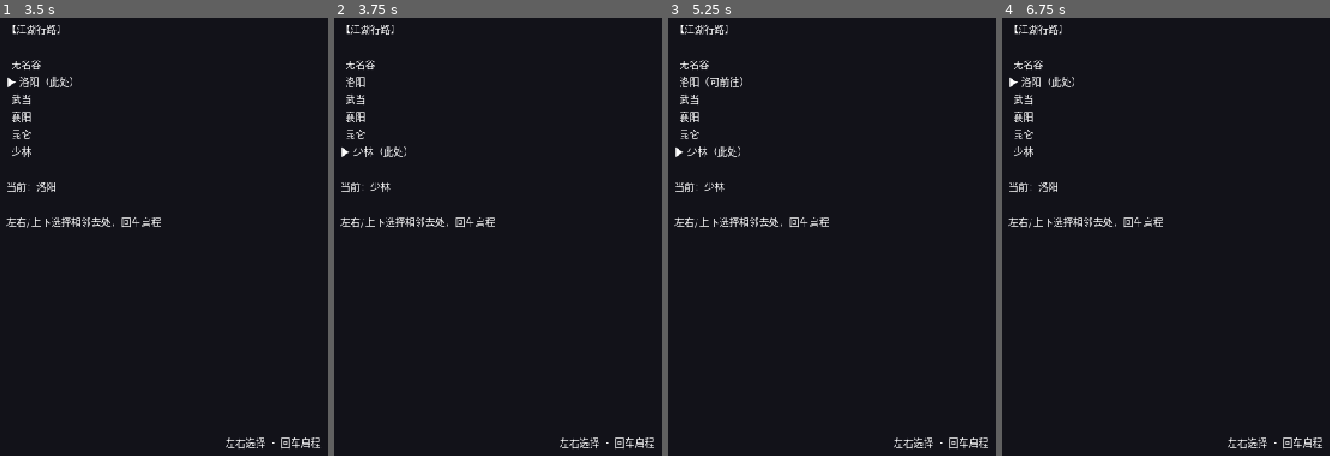
Above: before the commit, frames 1-4 (left to right).
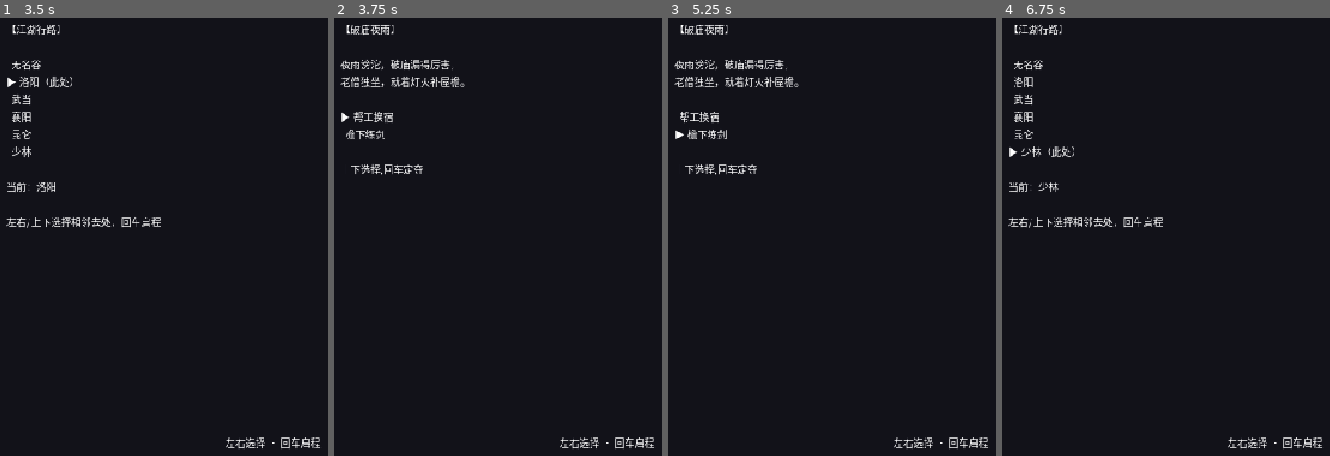
Above: after the commit, the same moments.

Repository: linxuhao/jinyong-heroes
Game: Godot game, scene res://scenes/segments/map.tscn
The game is run twice, just before and just after one commit, with the same random seed, the same clock (stepped at 60 frames per second) and the same inputs. This scene is started directly instead of the project's main scene. Sound files missing from this copy of the repository are replaced by a short silence.
Inputs (mouse positions are in pixels of both pictures, inside the frame that each line leads up to):
- Up to frame 1 (3.5 s): tap Enter (tutorial_next) at 0.5 s; move the mouse to (outside the picture) at 0.52 s; hold D (move_right) 0.53-1.25 s; tap J (attack_confirm) at 0.6, 1.25, 2, 2.75 s; click (outside the picture) at 0.67 s; drag from (111, 219) to (232, 307) at 1.27 s; move the mouse to (outside the picture) at 2.02 s; hold D (move_right) 2.03-2.75 s; hold Enter (tutorial_next) 2.03-2.75 s; drag from (232, 307) to (32, 101) at 2.77 s
- Up to frame 2 (3.75 s): tap J (attack_confirm) at 3.5 s; move the mouse to (outside the picture) at 3.52 s; hold A (move_left) from 3.53 s (still down); hold Space (end_turn) from 3.53 s (still down)
- Up to frame 3 (5.25 s): release A (move_left) at 4.25 s; release Space (end_turn) at 4.25 s; tap J (attack_confirm) at 4.25, 5.1 s; drag from (700, 101) to (822, 39) at 4.27 s; move the mouse to (979, 188) at 5.02 s; hold S (move_down) from 5.03 s (still down); click (979, 188) at 5.17 s
- Up to frame 4 (6.75 s): release S (move_down) at 5.75 s; drag from (1156, 39) to (1113, 219) at 5.77 s; move the mouse to (outside the picture) at 6.52 s; hold W (move_up) from 6.53 s (still down); hold Enter (tutorial_next) from 6.53 s (still down)

Frame 1 is identical in both runs. In frame 2, 2.6% of the frame differs, in the area x 1-50%, y 1-48%; in frame 3, 2.6%; in frame 4, 0.6%.

Commit message:
dpe_game/t_impl: map_node_event_phase [jinyong-nodes] (1 file(s))

Diff:
--- a/scripts/segments/map.gd
+++ b/scripts/segments/map.gd
@@ -16,6 +16,35 @@
 
 ## Surface: true after the end node routed to ENDING.
 var ended: bool = false
+
+## Node-entry content phase (design/20_content.md §8): "TRAVEL" is the existing
+## focus/travel flow; "EVENT" while a modal node-entry event is up. A node whose
+## event slot is not "active" never enters EVENT — byte-identical TRAVEL behavior.
+var phase: String = "TRAVEL"
+
+## Surface: id of the active node-entry event ("" when none is up).
+var event_id: String = ""
+
+## Surface: which event option the ▶ marks (0 = option_a, 1 = option_b).
+var event_focus: int = 0
+
+## Surface: declared-but-unimplemented entry-content slot types at the current
+## node (the honesty observable — gaps are assertable, not just documented).
+var entry_declared_gap_types: Array[String] = []
+
+## Profile mirrors (differential playtest asserts — before/after, never literals).
+var silver: int = 0
+var attr_bone: int = 10
+var attr_inner: int = 10
+var attr_agility: int = 10
+var attr_wisdom: int = 10
+var attr_fortune: int = 10
+
+## Surface: effect "type"s of the last resolved node-event option, in order.
+var last_effect_types: Array[String] = []
+
+## Surface: session count of resolved node-entry events (ladder 0 -> 1, ...).
+var events_resolved_count: int = 0
 
 
 func _ready() -> void:
@@ -26,11 +55,25 @@
 		current_node_id = MapData.start_node()
 		SaveManager.profile.map_node = current_node_id
 	focus_id = current_node_id
+	_sync_surface()
 	_render()
 
 
 func _unhandled_input(event: InputEvent) -> void:
 	if ended:
+		return
+	if phase == "EVENT":
+		if event.is_action_pressed("move_up") or event.is_action_pressed("move_left"):
+			get_viewport().set_input_as_handled()
+			event_focus = 0
+			_render()
+		elif event.is_action_pressed("move_down") or event.is_action_pressed("move_right"):
+			get_viewport().set_input_as_handled()
+			event_focus = 1
+			_render()
+		elif event.is_action_pressed("ui_accept"):
+			get_viewport().set_input_as_handled()
+			_resolve_node_event()
 		return
 	if event.is_action_pressed("ui_accept"):
 		get_viewport().set_input_as_handled()
@@ -77,17 +120,78 @@
 	current_node_id = focus_id
 	SaveManager.profile.map_node = current_node_id
 	SaveManager.autosave()
-	_render()
+	_sync_surface()
 	if MapData.is_end_node(current_node_id):
 		ended = true
 		if not SceneManager.pending_swap:
 			GameManager.enter_segment("ENDING")
 			return
+	_maybe_start_entry_event()
+	_render()
+
+
+## Start the node-entry event for the current node, if its event slot is active.
+## Fires ONLY on arrival by travel (called from _travel) — never on boot/load, so
+## a save→load at an active node does not re-trigger (save_load_roundtrip stays
+## green). End-node routing already ran first, so node content never blocks the
+## ending.
+func _maybe_start_entry_event() -> void:
+	var eid: String = MapData.active_event_id(current_node_id)
+	if eid == "":
+		return
+	phase = "EVENT"
+	event_id = eid
+	event_focus = 0
+	_sync_surface()
+	_render()
+
+
+## Resolve the modal node-event: pick the option by event_focus, apply its effects
+## through the shared EventLogic path, and return to TRAVEL. Deterministic binding
+## channel — does NOT read/write flags["events_seen"] (bag independence).
+func _resolve_node_event() -> void:
+	var def = EventData.def(event_id)
+	if def == null:
+		phase = "TRAVEL"
+		event_id = ""
+		_render()
+		return
+	var opt = def.option_a if event_focus == 0 else def.option_b
+	last_effect_types = []
+	for eff in opt.effects:
+		last_effect_types.append(eff.get("type", "none") as String)
+	EventLogic.apply_option_effects(SaveManager.profile, opt)
+	events_resolved_count += 1
+	event_id = ""
+	phase = "TRAVEL"
+	SaveManager.autosave()
+	_sync_surface()
+	_render()
+
+
+## Mirror the profile + node content state into the playtest surface observables.
+func _sync_surface() -> void:
+	silver = SaveManager.profile.silver
+	attr_bone = SaveManager.profile.get_attr("bone")
+	attr_inner = SaveManager.profile.get_attr("inner")
+	attr_agility = SaveManager.profile.get_attr("agility")
+	attr_wisdom = SaveManager.profile.get_attr("wisdom")
+	attr_fortune = SaveManager.profile.get_attr("fortune")
+	entry_declared_gap_types = MapData.declared_gap_types(current_node_id)
 
 
 func _render() -> void:
 	var body: Label = get_node_or_null("BodyLabel") as Label
 	if body == null:
+		return
+	if phase == "EVENT":
+		var def = EventData.def(event_id)
+		if def == null:
+			body.text = ""
+			return
+		var ea = "▶ %s" % def.option_a.label if event_focus == 0 else "  %s" % def.option_a.label
+		var eb = "▶ %s" % def.option_b.label if event_focus == 1 else "  %s" % def.option_b.label
+		body.text = "【%s】\n\n%s\n\n%s\n%s\n\n上下选择,回车定夺" % [def.title, def.text, ea, eb]
 		return
 	var text: String = "【江湖行路】\n\n"
 	for node in MapData.node_ids():
